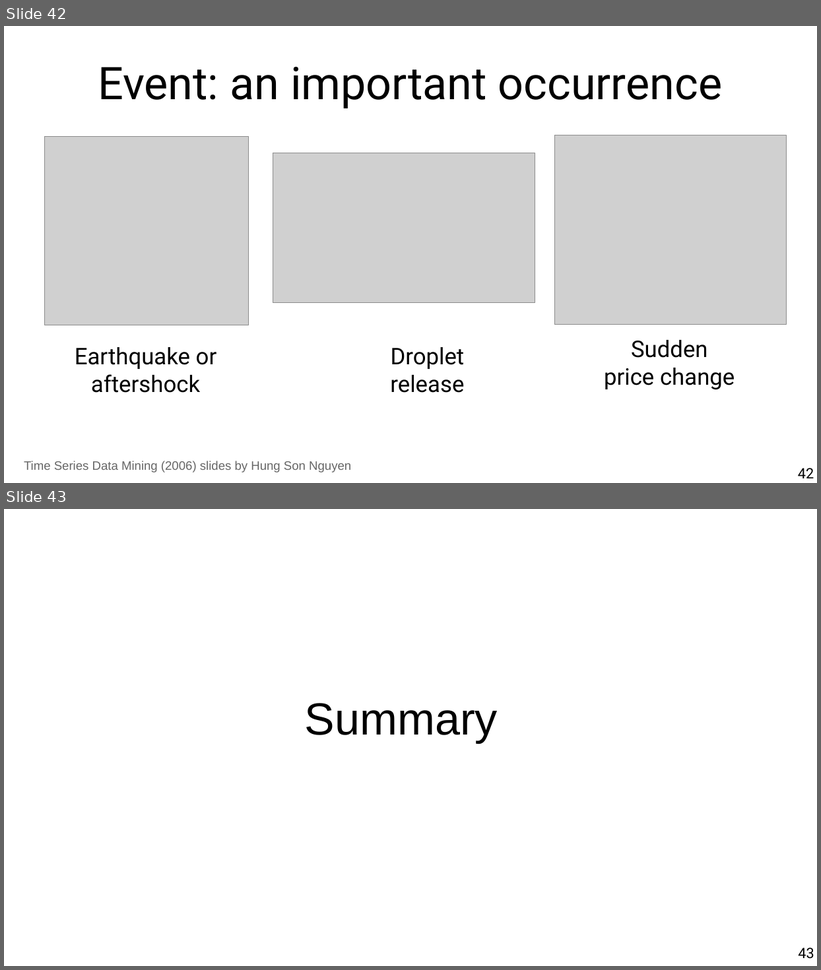
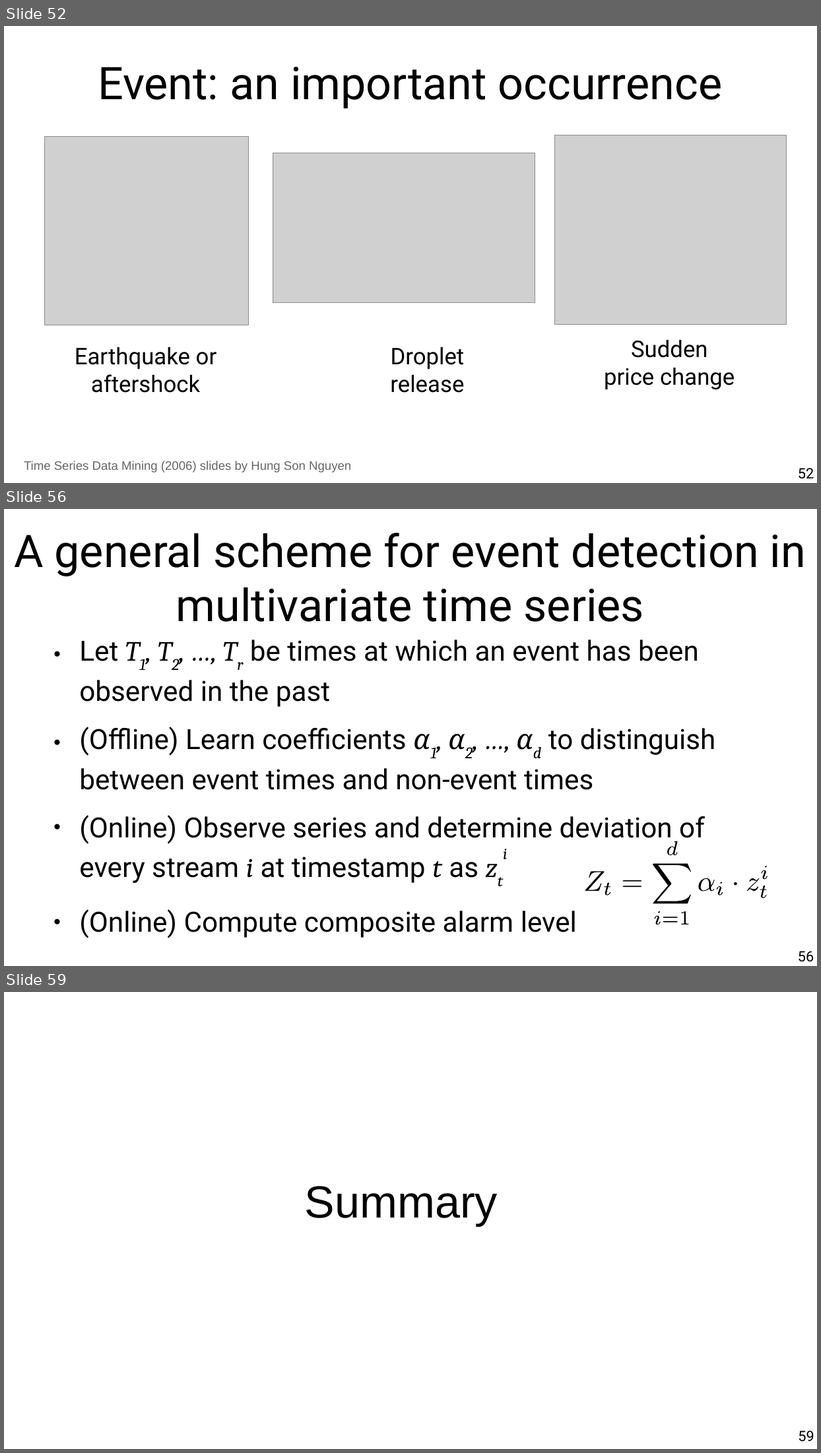
Before and after one commit to chatox/data-mining-course, a slide deck: theory/tt11_time_series.odp. Shown one above the other, each under a label of ours: slides 42 and 43 before the commit, slides 52, 56 and 59 after it; the slides between them are not shown. The pictures are 821x970 and 821x1453 pixels, drawn with LibreOffice and Linux fonts; fonts in the diff are those of the drawing; grey boxes stand for pictures. Boxes give left, top, right and bottom in pixels: in the first picture for what was removed or moved away, otherwise in the second. Text is boxed around its words. In the diff, an @@ line names an element or a change of style, - is before the commit and + after.

```diff
--- a/theory/tt11_time_series.odp
+++ b/theory/tt11_time_series.odp
@@ slide 56 added at <box>4,509,817,966</box>, background #FFFFFF @@
@@ title added at <box>14,533,806,622</box>, 44 pt, text #000000 @@
+A general scheme for event detection in multivariate time series
@@ text added at <box>79,640,716,939</box>, 27.2 pt, text #000000 @@
+● Let T1, T2, …, Tr be times at which an event has been observed in the past
+● (Offline) Learn coefficients α1, α2, …, αd to distinguish between event times and non-event times
+● (Online) Observe series and determine deviation of every stream i at timestamp t as zti
+● (Online) Compute composite alarm level
@@ group added at <box>585,842,768,925</box>: 14 freeform shapes @@
@@ page number added at <box>798,951,814,962</box>, 14 pt, text #000000 @@
+56
@@ what was slide 42 is now slide 52 @@
@@ page number at <box>798,468,814,479</box>: text changed @@
-42
+52
@@ what was slide 43 is now slide 59 @@
@@ page number at <box>798,1431,814,1442</box>: text changed @@
-43
+59
```
Also in this commit, not shown: 6 slides changed, 18 other slides added, 3 slides removed.
